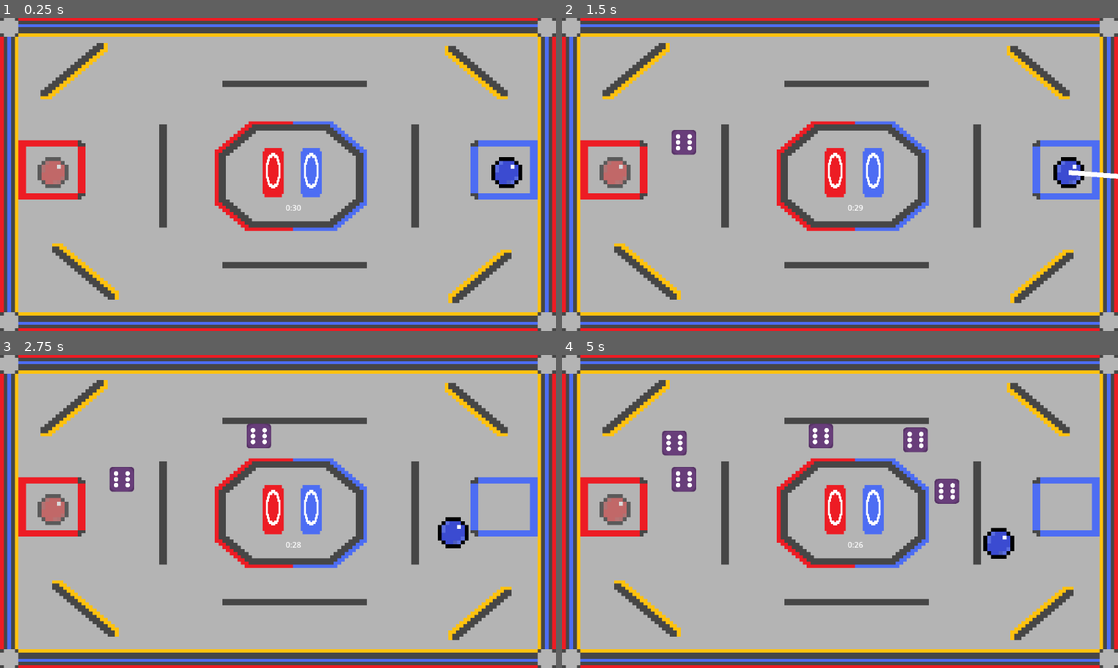
Above: before the commit, frames 1-4 (two rows, left to right).
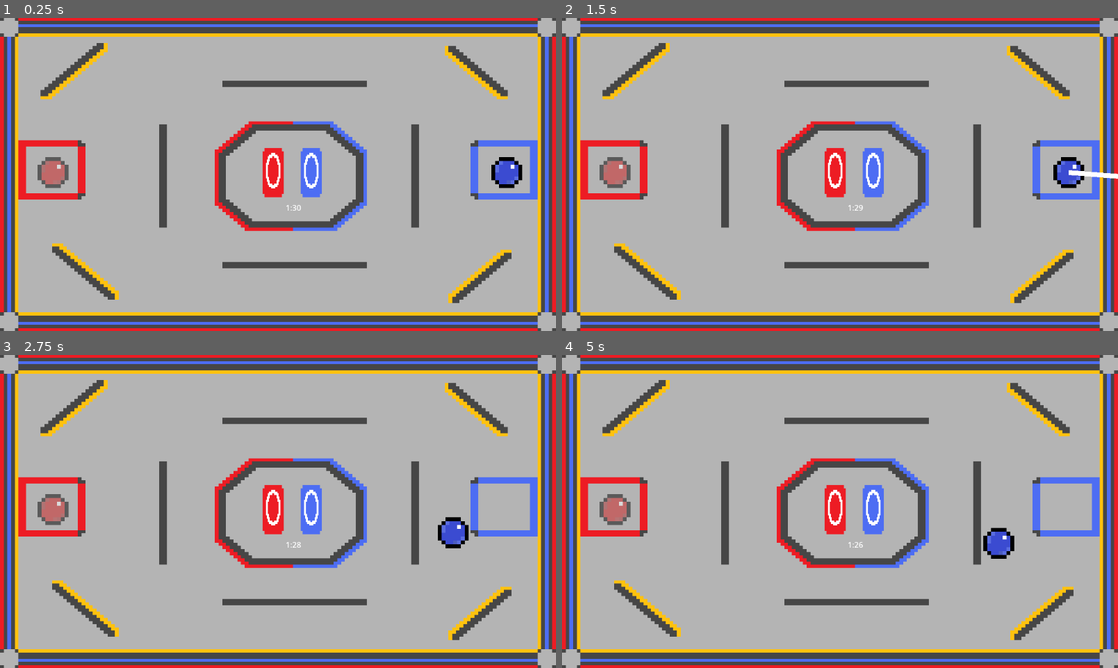
Above: after the commit, the same moments.

Repository: Dffrffcrc/Hackclub-Haven
Game: Godot game, scene res://scenes/game.tscn
Same seed, same stepped clock (60 frames per second), same inputs: the game is played once before the commit and once after it.
Inputs (mouse positions are in pixels of both pictures, inside the frame that each line leads up to):
- Up to frame 1 (0.25 s): no input
- Up to frame 2 (1.5 s): tap Enter at 0.5 s; drag from (617, 171) to (895, 105) at 0.52 s; drag from (1067, 171) to (684, 143) at 1.27 s
- Up to frame 3 (2.75 s): move the mouse to (333, 442) at 2.02 s; click (333, 442) at 2.17 s
- Up to frame 4 (5 s): drag from (812, 574) to (823, 436) at 2.77 s; move the mouse to (1006, 558) at 3.52 s; click (1006, 558) at 3.67 s; drag from (673, 464) to (945, 492) at 4.27 s

The runs differ from the first frame. In frame 1, less than 0.1% of the frame differs, in the area x 51-53%, y 59-62%; in frame 2, 0.4%; in frame 3, 0.7%; in frame 4, 1.7%, in the area x 18-72%, y 22-62%.

Commit message:
updated home screen ui as well as dice spawn delat

Diff:
--- a/scenes/home.tscn
+++ b/scenes/home.tscn
@@ -28,18 +28,17 @@
 [node name="breakpointButton" type="TextureButton" parent="background"]
 texture_filter = 1
 layout_mode = 0
-offset_left = -57.0
-offset_top = 191.0
-offset_right = 503.0
-offset_bottom = 573.0
+offset_left = -8.0
+offset_top = 189.0
+offset_right = 374.0
+offset_bottom = 576.0
 texture_normal = ExtResource("3_pv6oh")
 ignore_texture_size = true
 stretch_mode = 5
-metadata/_edit_group_ = true
 
 [node name="Breakpoint" type="Sprite2D" parent="background/breakpointButton"]
 texture_filter = 1
-position = Vector2(278, 191)
+position = Vector2(199, 190)
 scale = Vector2(1.56, 1.26)
 texture = ExtResource("4_vcihi")
 
@@ -53,7 +52,6 @@
 texture_normal = ExtResource("5_suqe3")
 ignore_texture_size = true
 stretch_mode = 5
-metadata/_edit_group_ = true
 
 [node name="Duality" type="Sprite2D" parent="background/dualityButton"]
 texture_filter = 1
@@ -64,17 +62,17 @@
 [node name="crossfireButton" type="TextureButton" parent="background"]
 texture_filter = 1
 layout_mode = 0
-offset_left = 565.0
-offset_top = 188.0
-offset_right = 1283.0
-offset_bottom = 579.0
+offset_left = 780.0
+offset_top = 247.0
+offset_right = 867.0
+offset_bottom = 312.0
+scale = Vector2(4, 4)
 texture_normal = ExtResource("7_6161w")
 ignore_texture_size = true
-stretch_mode = 5
+stretch_mode = 3
 
 [node name="Crossfire" type="Sprite2D" parent="background/crossfireButton"]
 texture_filter = 1
-position = Vector2(360, 196)
-scale = Vector2(1.58667, 1.24)
+position = Vector2(45.75, 32.25)
+scale = Vector2(0.4, 0.313)
 texture = ExtResource("8_517en")
-metadata/_edit_group_ = true
--- a/scenes/item_spawner.tscn
+++ b/scenes/item_spawner.tscn
@@ -8,4 +8,5 @@
 dice_scene = ExtResource("2_pe7x3")
 
 [node name="SpawnTimer" type="Timer" parent="."]
+wait_time = 15.0
 autostart = true
--- a/scripts/turn_manager.gd
+++ b/scripts/turn_manager.gd
@@ -13,7 +13,7 @@
 var current_turn: int = 1
 var player1_score: int = 0
 var player2_score: int = 0
-var time_left: float = 30.0
+var time_left: float = 90.0
 var texture_rect: TextureRect
 func _ready() -> void:
 	if Global.selected_map_path != "":
